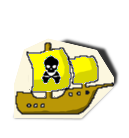
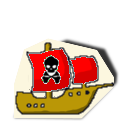
Revision of a layered 129×138 image; what changed, layer by layer:
hid "Pasted Layer #4" over [29, 49, 97, 91]
hid "Pasted Layer #3" over [29, 49, 97, 91]
